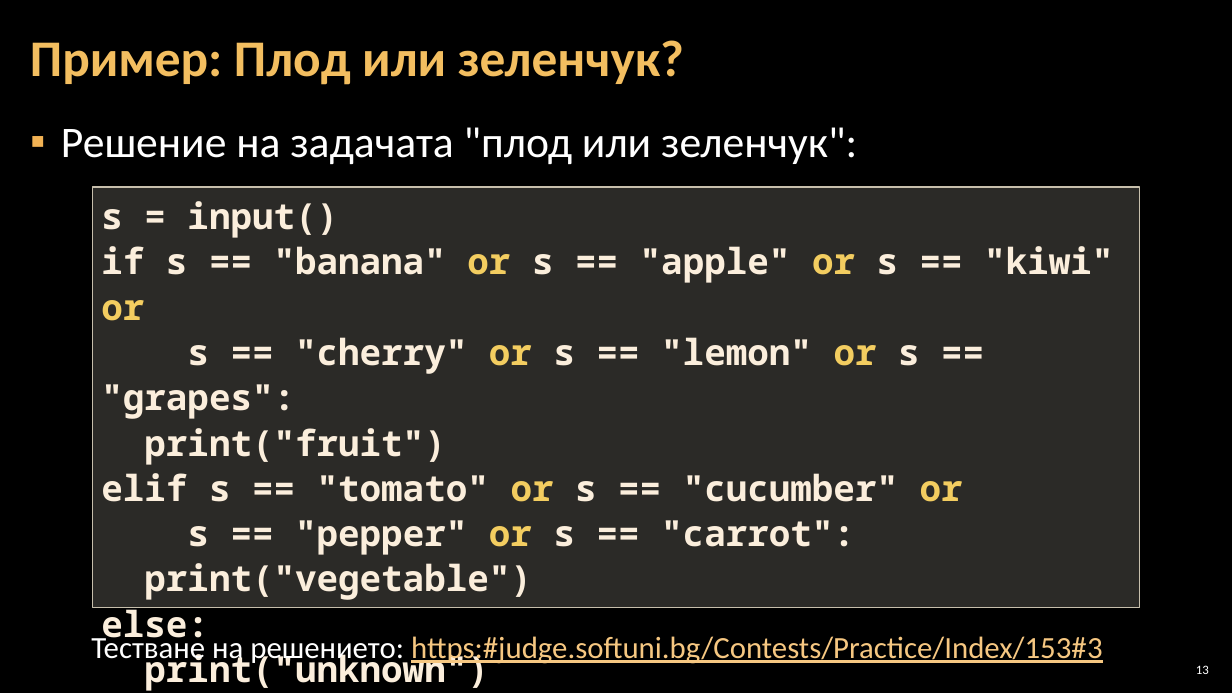
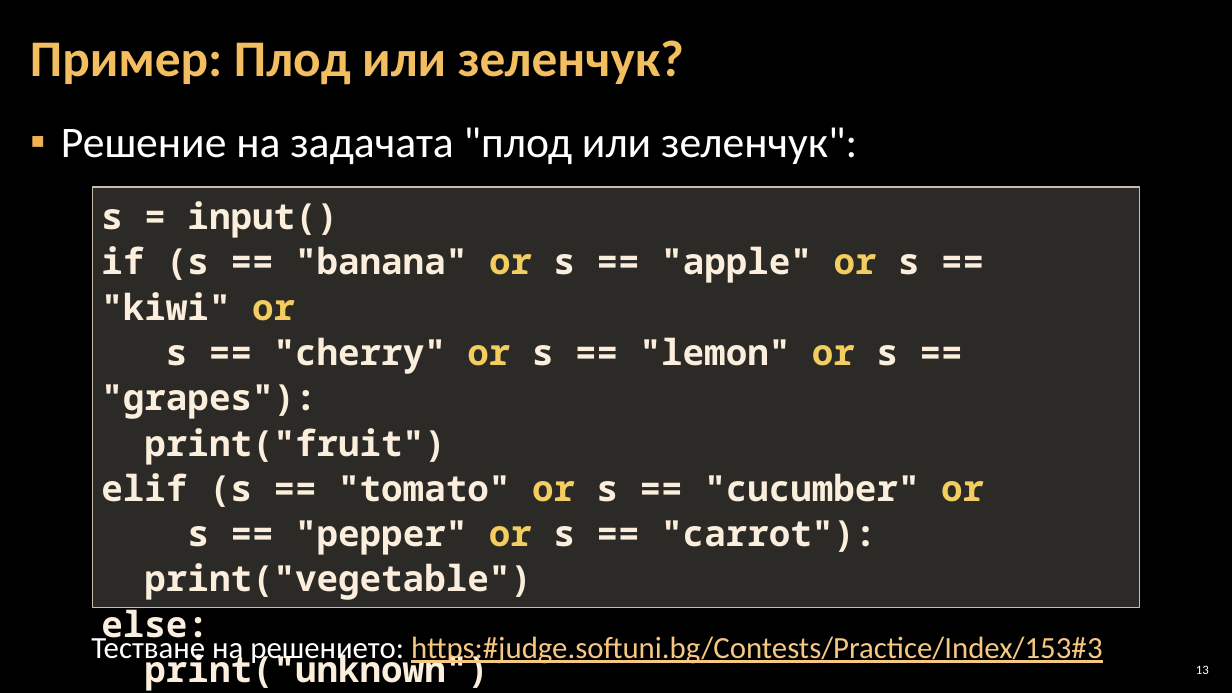
Before and after one commit to Software-University/Python-Basics, a slide deck: slide 13 of 4. Complex-Conditions/4. Complex-Conditions.pptx. Drawn at 1232x693 pixels with LibreOffice and Linux fonts; fonts in the diff are those of the drawing; background and template pictures are left out. Boxes give left, top, right and bottom in pixels: in the first picture for what was removed or moved away, otherwise in the second. Text is boxed around its words. In the diff, an @@ line names an element or a change of style, - is before the commit and + after.

```diff
--- a/4. Complex-Conditions/4. Complex-Conditions.pptx
+++ b/4. Complex-Conditions/4. Complex-Conditions.pptx
@@ text in rectangle at [101,246,920,419]: text changed @@
-if s == "banana" or s == "apple" or s == "kiwi" or
-s == "cherry" or s == "lemon" or s == "grapes":
+if (s == "banana" or s == "apple" or s == "kiwi" or
+s == "cherry" or s == "lemon" or s == "grapes"):
@@ text in rectangle at [101,473,984,555]: text changed @@
-elif s == "tomato" or s == "cucumber" or
-s == "pepper" or s == "carrot":
+elif (s == "tomato" or s == "cucumber" or
+s == "pepper" or s == "carrot"):
```
Also in this commit, not shown: 7 other slides changed, 8 slides removed, 3 other files.
